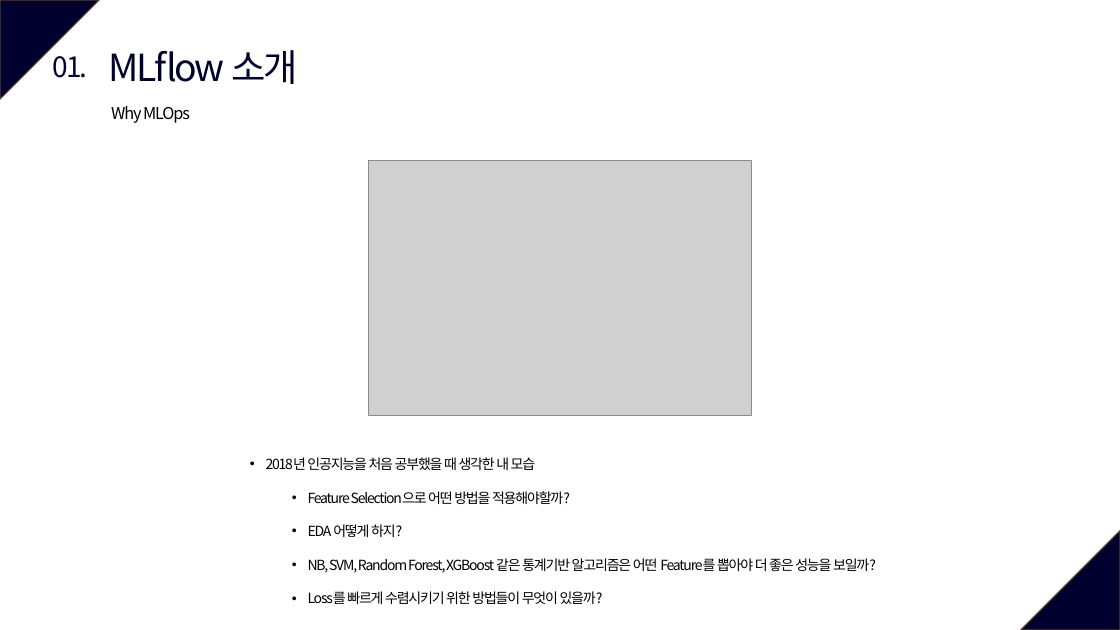
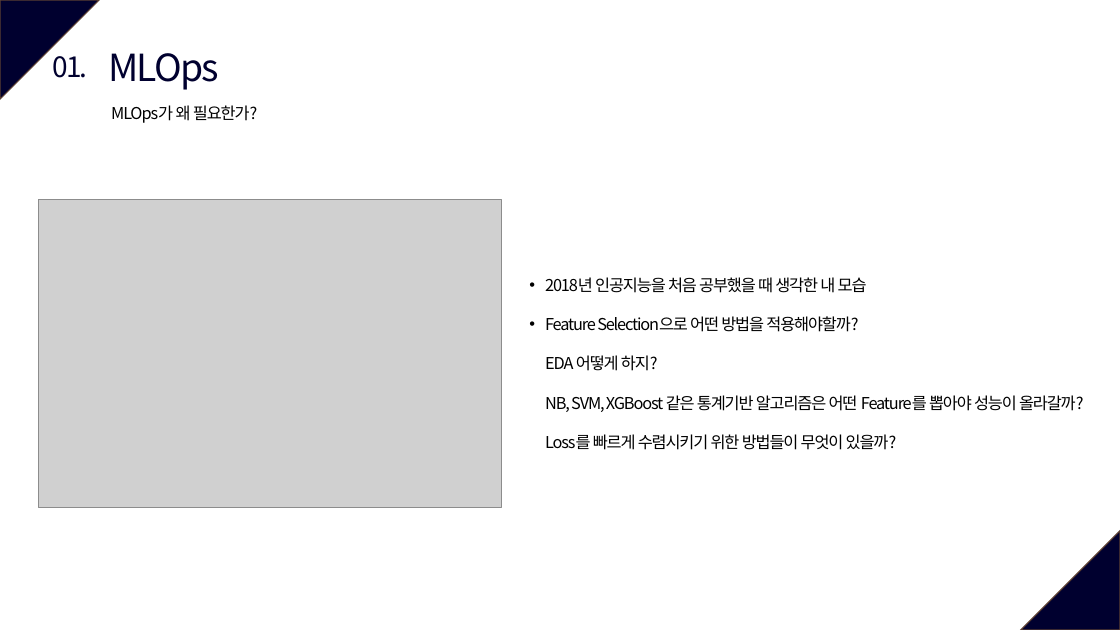
Before and after one commit to vhrehfdl/MLflow_tutorial, a slide deck: slide 2 of MLflow.pptx. Drawn at 1120x630 pixels with LibreOffice and Linux fonts; fonts in the diff are those of the drawing; grey boxes stand for pictures. Boxes give left, top, right and bottom in pixels: in the first picture for what was removed or moved away, otherwise in the second. Text is boxed around its words. In the diff, an @@ line names an element or a change of style, - is before the commit and + after.

```diff
--- a/MLflow.pptx
+++ b/MLflow.pptx
@@ text at bbox=[108, 53, 219, 90]: text changed @@
-MLflow 소개
+MLOps
@@ text at bbox=[111, 105, 258, 123]: text changed @@
-Why MLOps
+MLOps가 왜 필요한가?
@@ picture: place and size @@
-picture at bbox=[369, 160, 751, 415]
+picture at bbox=[39, 199, 502, 507]
@@ text "2018년 인공지능을 처음 공부했을 때 ...": place and size @@
-text "2018년 인공지능을 처음 공부했을 때 ..." at bbox=[266, 457, 876, 604]
+text "2018년 인공지능을 처음 공부했을 때 ..." at bbox=[545, 277, 1083, 450]
@@ text at bbox=[545, 277, 867, 293]: size 12 to 14 pt in "2018년 인공지능을 처음 공부했을 때 생각한 내 ..." @@
@@ text at bbox=[545, 316, 1083, 450]: text changed; size 12 to 14 pt @@
-  • Feature Selection으로 어떤 방법을 적용해야할까?
-  • EDA 어떻게 하지?
-  • NB, SVM, Random Forest, XGBoost 같은 통계기반 알고리즘은 어떤 Feature를 뽑아야 더 좋은 성능을 보일까?
-  • Loss를 빠르게 수렴시키기 위한 방법들이 무엇이 있을까?
+• Feature Selection으로 어떤 방법을 적용해야할까?
+  EDA 어떻게 하지?
+  NB, SVM, XGBoost 같은 통계기반 알고리즘은 어떤 Feature를 뽑아야 성능이 올라갈까?
+  Loss를 빠르게 수렴시키기 위한 방법들이 무엇이 있을까?
```
Also in this commit, not shown: 18 other slides changed, 5 slides added.
